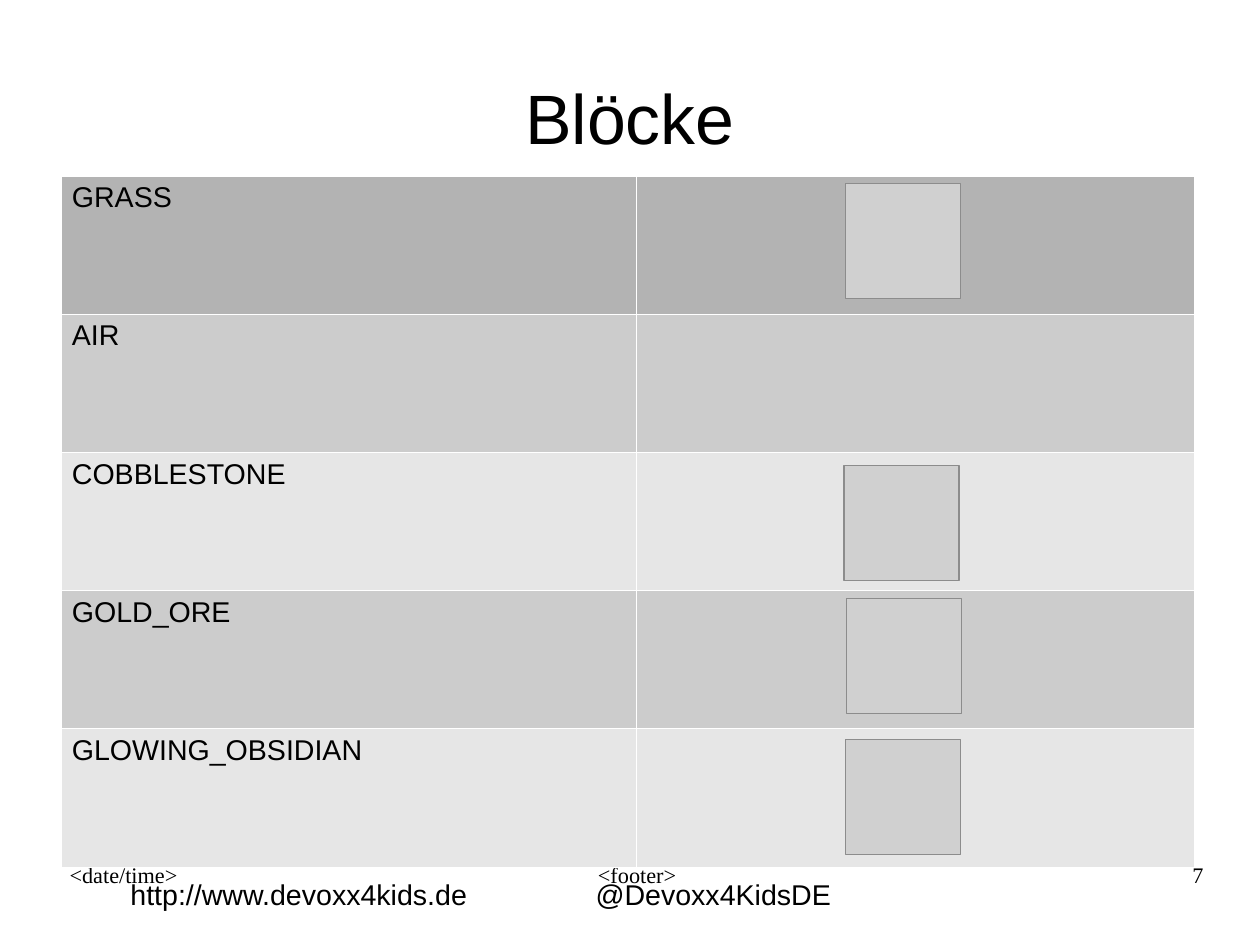
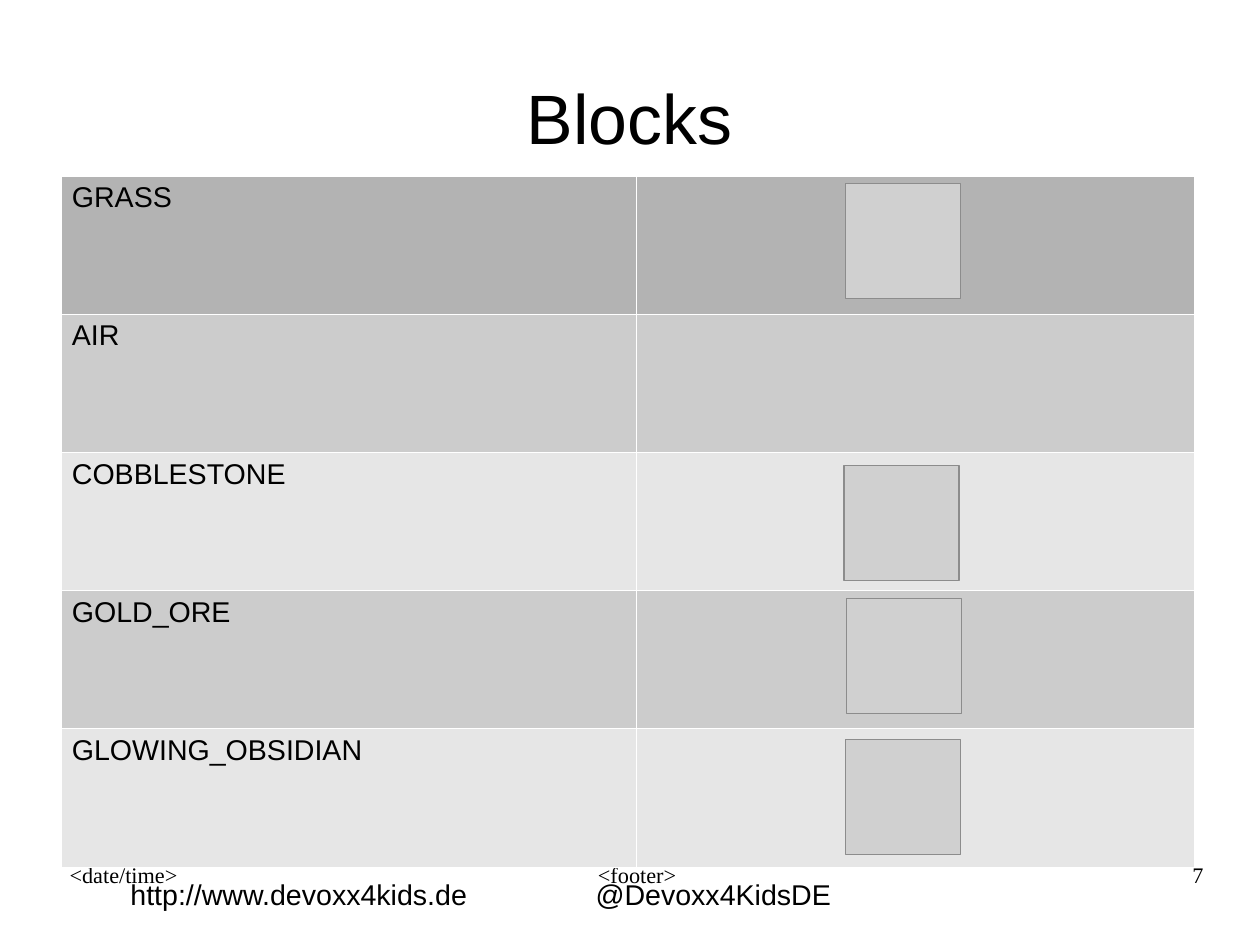
Before and after one commit to Devoxx4KidsDE/workshop-minecraft-modding-raspberry-pi, a slide deck: slide 7 of presentation/english/minecraft@pi_en.odp. Drawn at 1260x945 pixels with LibreOffice and Linux fonts; fonts in the diff are those of the drawing; grey boxes stand for pictures; background and template pictures are left out. Boxes give left, top, right and bottom in pixels: in the first picture for what was removed or moved away, otherwise in the second. Text is boxed around its words. In the diff, an @@ line names an element or a change of style, - is before the commit and + after.

```diff
--- a/presentation/english/minecraft@pi_en.odp
+++ b/presentation/english/minecraft@pi_en.odp
@@ title at (527, 93, 733, 145): text changed @@
-Blöcke
+Blocks
```
Also in this commit, not shown: 1 other slide changed, 1 other file.
